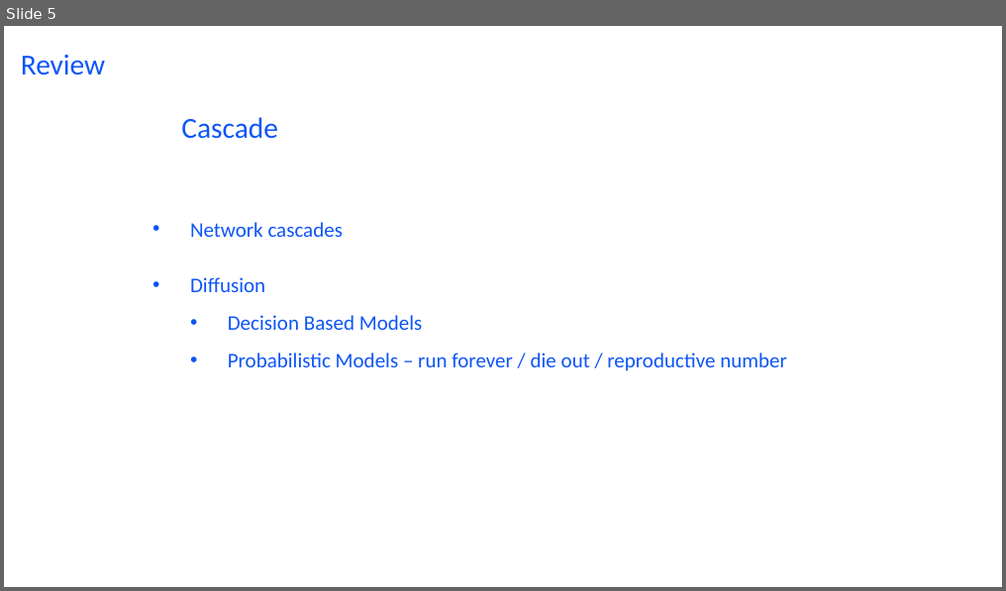
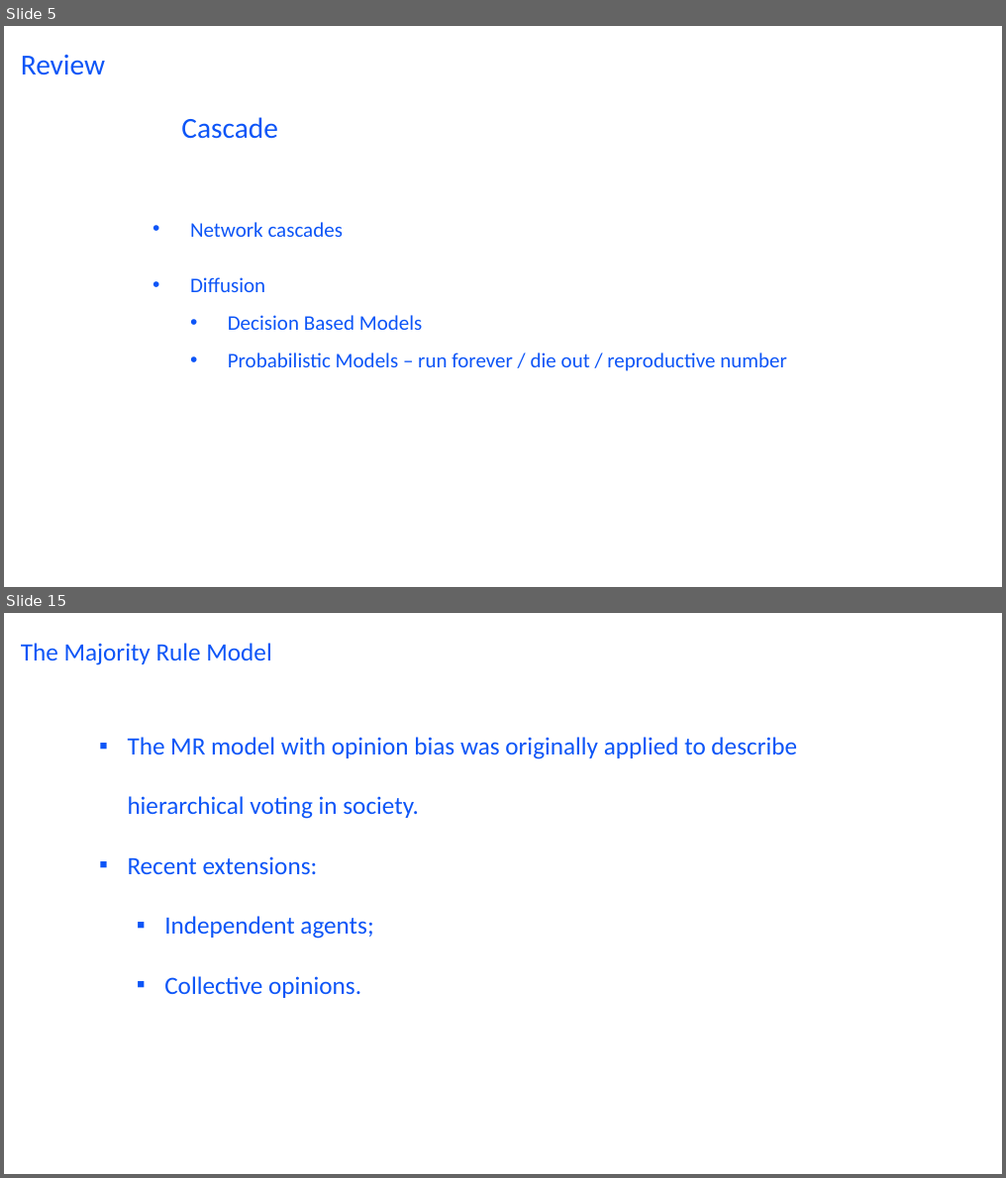
Before and after one commit to wang422003/Complex-Networks_exercise, a slide deck: Slides/Exercise7.pptx. Shown one above the other, each under a label of ours: slide 5 before the commit, slides 5 and 15 after it; the slides between them are not shown. The pictures are 1006x591 and 1006x1178 pixels, drawn with LibreOffice and Linux fonts; fonts in the diff are those of the drawing. Boxes give left, top, right and bottom in pixels: in the first picture for what was removed or moved away, otherwise in the second. Text is boxed around its words. In the diff, an @@ line names an element or a change of style, - is before the commit and + after.

```diff
--- a/Slides/Exercise7.pptx
+++ b/Slides/Exercise7.pptx
@@ slide 15 added at box(4, 613, 1002, 1174), background #FFFFFF @@
@@ title added at box(21, 643, 271, 665), 24 pt, text #0D55F7 @@
+The Majority Rule Model
@@ text added at box(128, 737, 797, 998), 24 pt, text #0D55F7 @@
+▪ The MR model with opinion bias was originally applied to describe hierarchical voting in society.
+▪ Recent extensions:
+  ▪ Independent agents;
+  ▪ Collective opinions.
```
Also in this commit, not shown: 22 other slides added, 2 slides removed, 1 other file.
